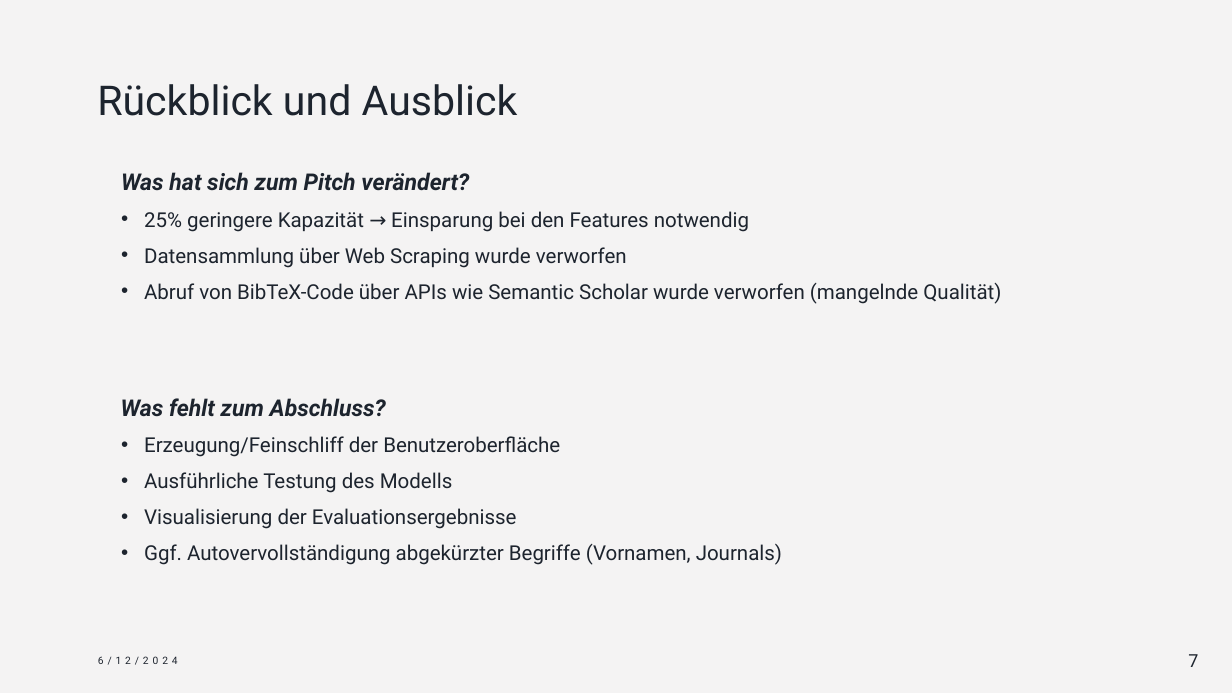
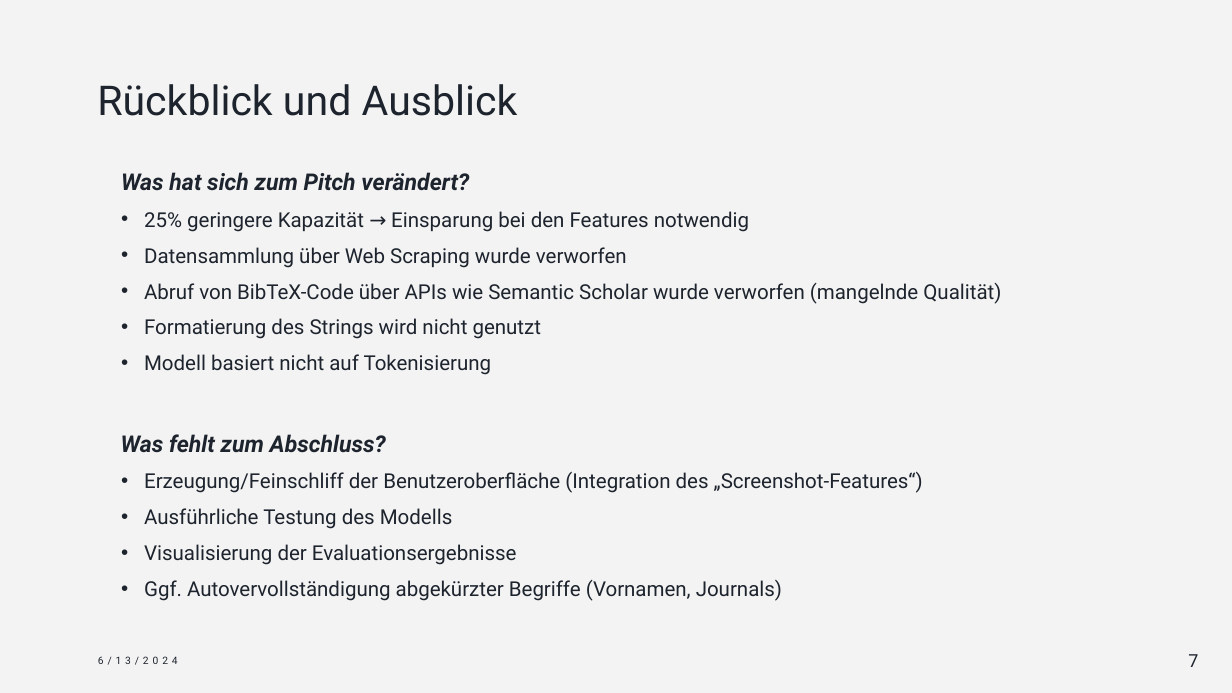
Before and after one commit to LaGit93/bibTexConverter_FaPra63065, a slide deck: slide 7 of Durchstich Vortrag.pptx. Drawn at 1232x693 pixels with LibreOffice and Linux fonts; fonts in the diff are those of the drawing. Boxes give left, top, right and bottom in pixels: in the first picture for what was removed or moved away, otherwise in the second. Text is boxed around its words. In the diff, an @@ line names an element or a change of style, - is before the commit and + after.

```diff
--- a/Durchstich Vortrag.pptx
+++ b/Durchstich Vortrag.pptx
@@ text at (x1=144, y1=318, x2=541, y2=375): paragraphs added @@
+  • Formatierung des Strings wird nicht genutzt
+  • Modell basiert nicht auf Tokenisierung
@@ text at (x1=144, y1=472, x2=923, y2=493): text changed @@
-  • Erzeugung/Feinschliff der Benutzeroberfläche
+  • Erzeugung/Feinschliff der Benutzeroberfläche (Integration des „Screenshot-Features“)
```
Also in this commit, not shown: 6 other slides changed.
